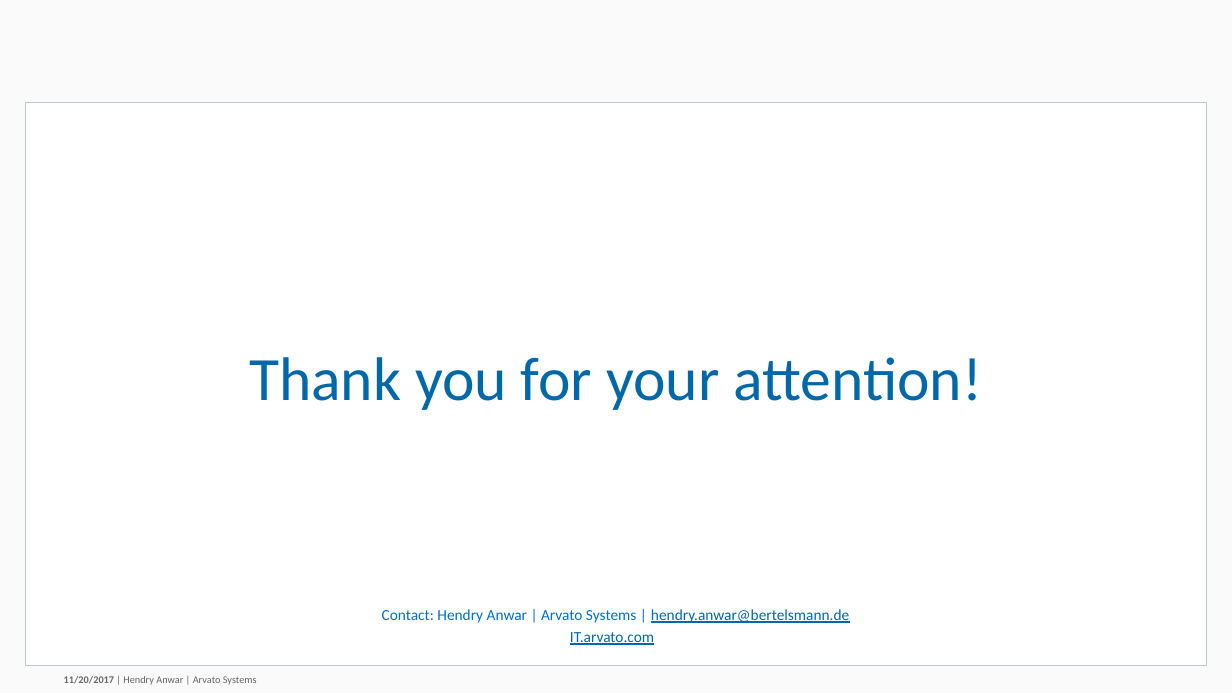
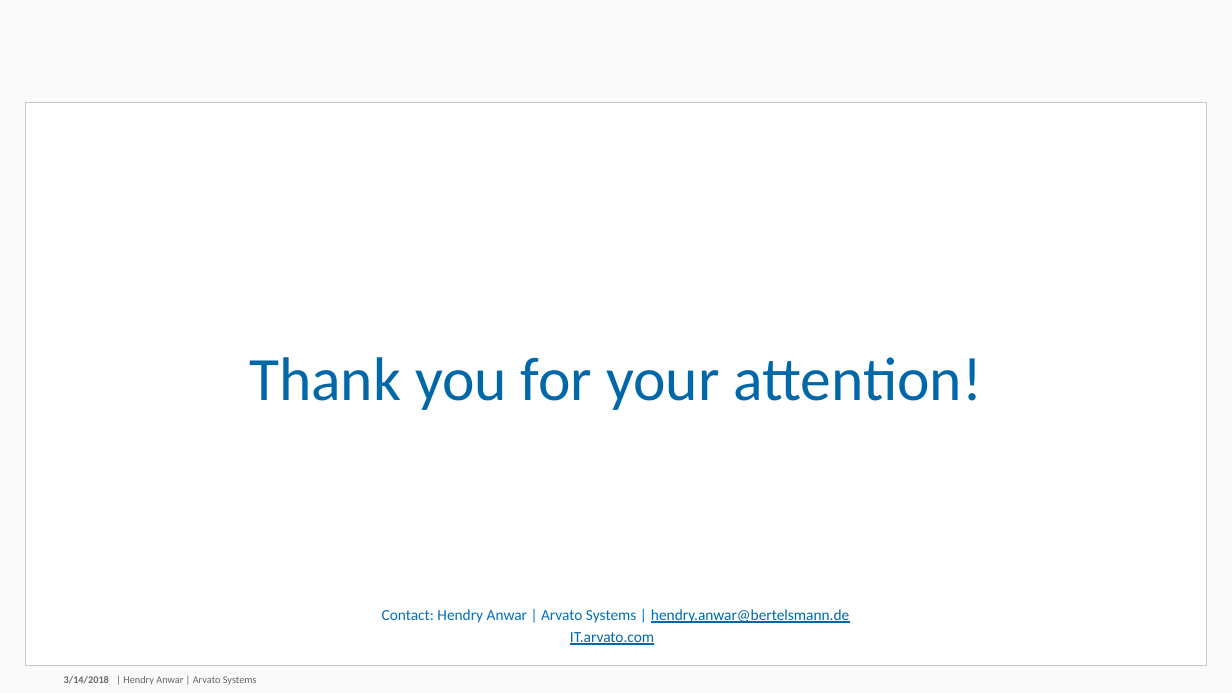
Before and after one commit to hendryanw/devcon-secure-access-keyvault-secrets, a slide deck: slide 12 of Securely Access Secrets within Azure Key Vault.pptx (slide 14 before the commit). Drawn at 1232x693 pixels with LibreOffice and Linux fonts; fonts in the diff are those of the drawing; background and template pictures are left out. Boxes give left, top, right and bottom in pixels: in the first picture for what was removed or moved away, otherwise in the second. Text is boxed around its words. In the diff, an @@ line names an element or a change of style, - is before the commit and + after.

```diff
--- a/Securely Access Secrets within Azure Key Vault.pptx
+++ b/Securely Access Secrets within Azure Key Vault.pptx
@@ text at <box>64,676,109,684</box>: text changed @@
-11/20/2017
+3/14/2018
```
Also in this commit, not shown: 8 other slides changed, 3 slides added, 5 slides removed, 2 other files.
